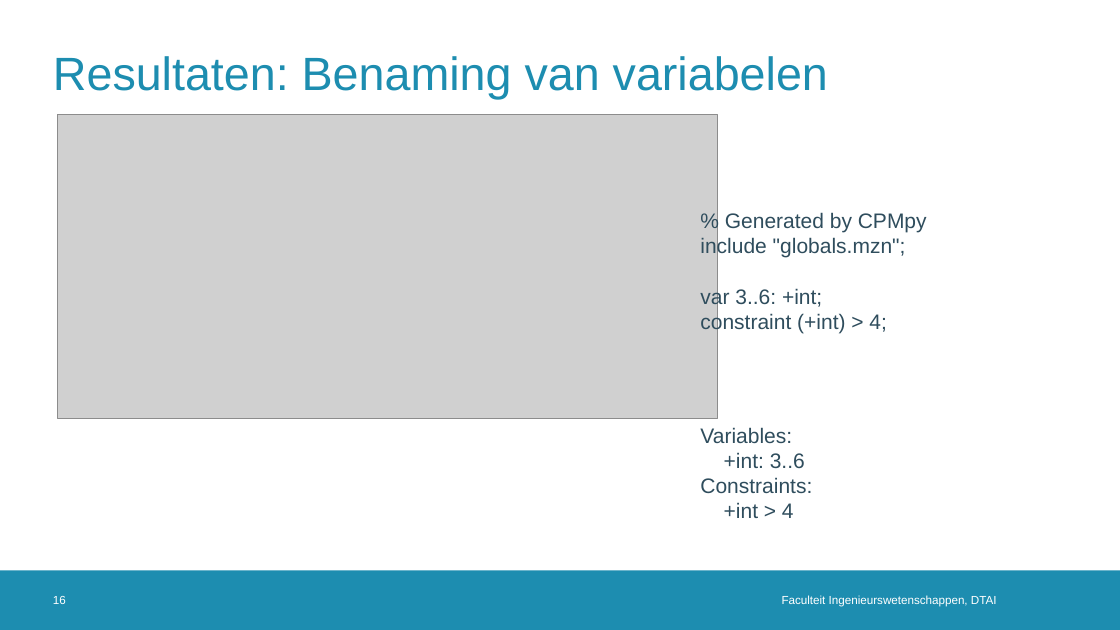
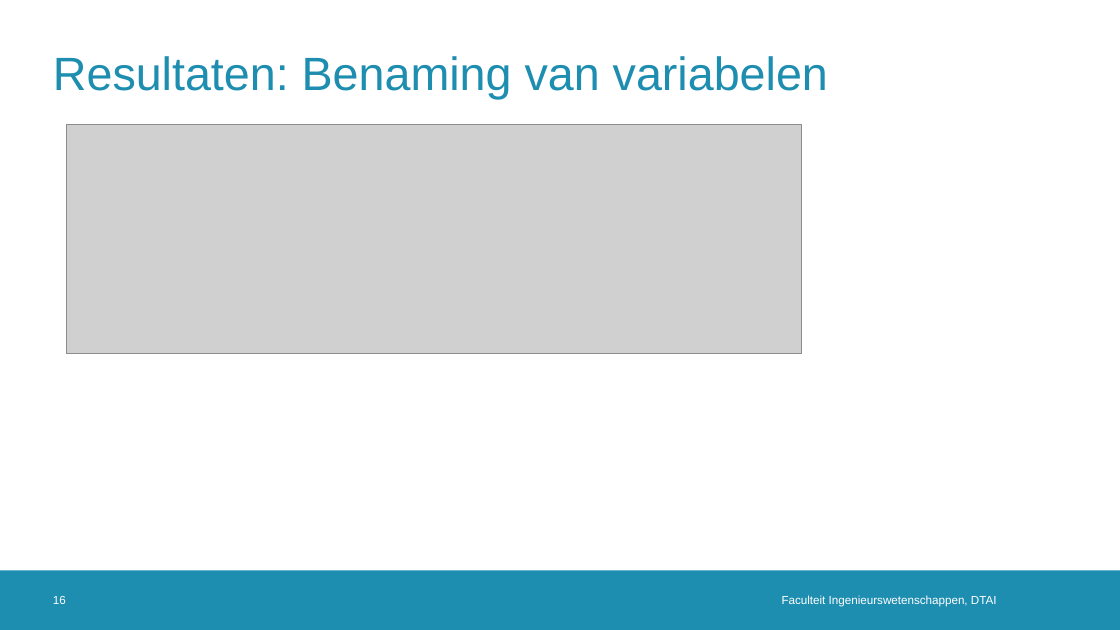
Before and after one commit to rubenkindt/Masterproef-paper-RubenKindt, a slide deck: slide 16 of Milestones/M10 defence/M10.pptx. Drawn at 1120x630 pixels with LibreOffice and Linux fonts; fonts in the diff are those of the drawing; grey boxes stand for pictures; background and template pictures are left out. Boxes give left, top, right and bottom in pixels: in the first picture for what was removed or moved away, otherwise in the second. Text is boxed around its words. In the diff, an @@ line names an element or a change of style, - is before the commit and + after.

```diff
--- a/Milestones/M10 defence/M10.pptx
+++ b/Milestones/M10 defence/M10.pptx
@@ picture: place and size @@
-picture at bbox=[57, 114, 718, 418]
+picture at bbox=[66, 125, 802, 355]
@@ text removed at bbox=[700, 212, 927, 334] @@
-% Generated by CPMpy
-include "globals.mzn";
-var 3..6: +int;
-constraint (+int) > 4;
@@ text removed at bbox=[700, 427, 812, 518] @@
-Variables:
-+int: 3..6
-Constraints:
-+int > 4
```
Also in this commit, not shown: 9 other slides changed, 1 slide added, 1 slide removed, 5 other files.
